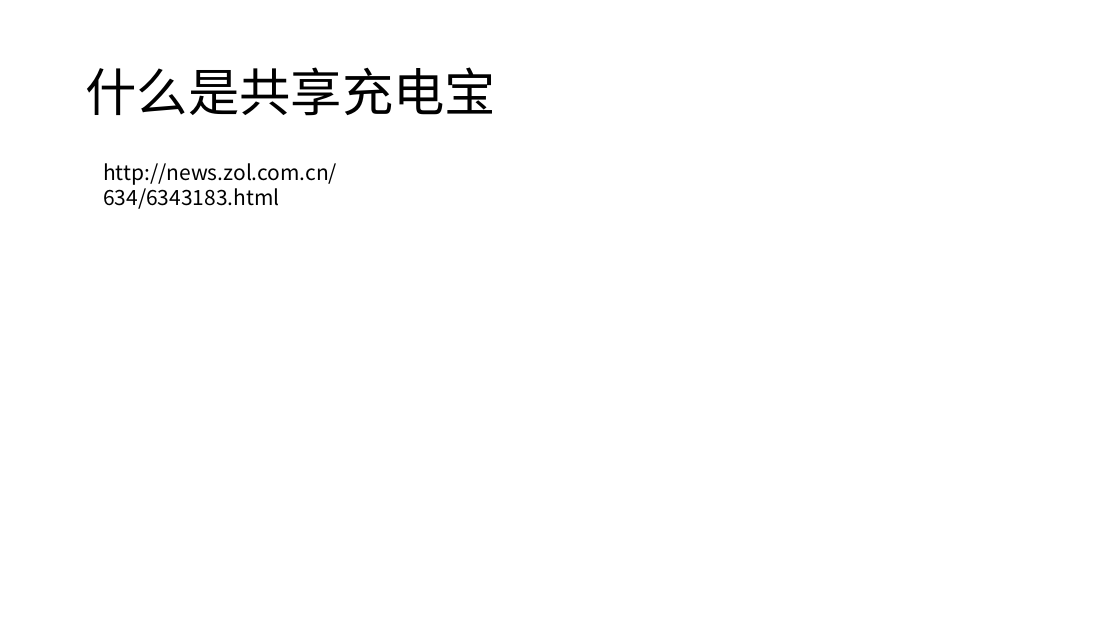
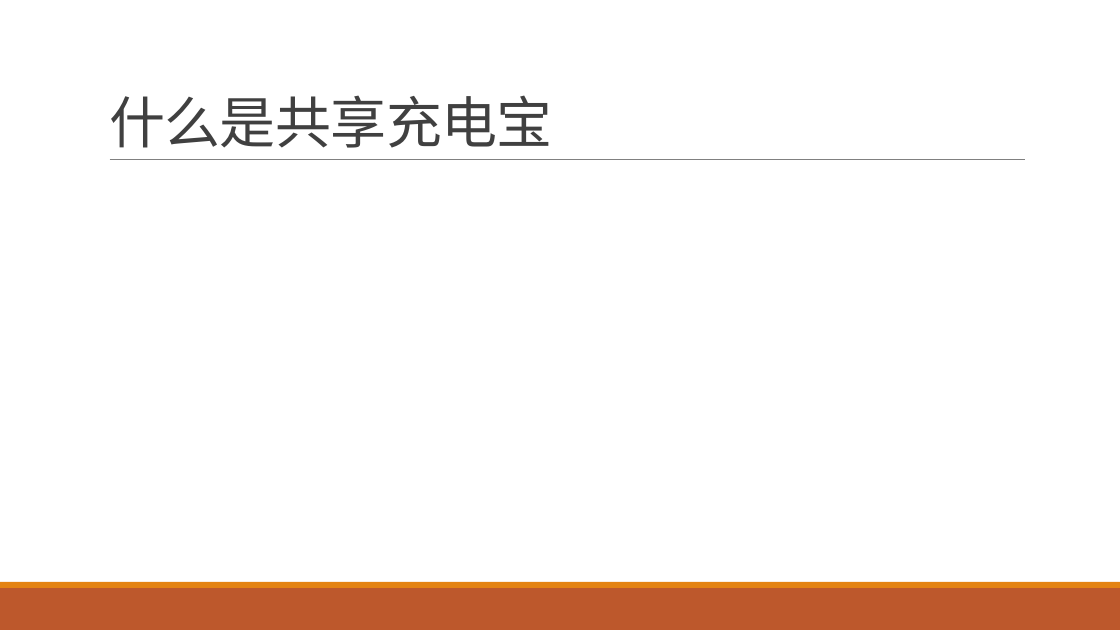
Before and after one commit to FredJiangFei/MyDocuments, a slide deck: slide 3 of 共享项目.pptx (slide 4 before the commit). Drawn at 1120x630 pixels with LibreOffice and Linux fonts; fonts in the diff are those of the drawing. Boxes give left, top, right and bottom in pixels: in the first picture for what was removed or moved away, otherwise in the second. Text is boxed around its words. In the diff, an @@ line names an element or a change of style, - is before the commit and + after.

```diff
--- a/共享项目.pptx
+++ b/共享项目.pptx
@@ title "什么是共享充电宝" moved from (x1=85, y1=67, x2=496, y2=116) to (x1=109, y1=95, x2=553, y2=148) @@
@@ title "什么是共享充电宝" at (x1=109, y1=95, x2=553, y2=148): size 44 to 48 pt, font Noto Sans CJK SC to Calibri, text colour #000000 to #404040, letter spacing 0 to -0.5 pt; line spacing 0.9 to 0.85; vertical alignment middle to bottom @@
@@ text removed at (x1=103, y1=163, x2=337, y2=209) @@
-http://news.zol.com.cn/634/6343183.html
@@ line added from (110, 160) to (1026, 160), #808080 0.5 pt @@
@@ rectangle added at (x1=0, y1=588, x2=1120, y2=630), fill #BD582C @@
@@ rectangle added at (x1=0, y1=582, x2=1120, y2=588), fill #E48312 @@
```
Also in this commit, not shown: 12 other slides changed, 2 slides added, 7 slides removed, 1 other file.
